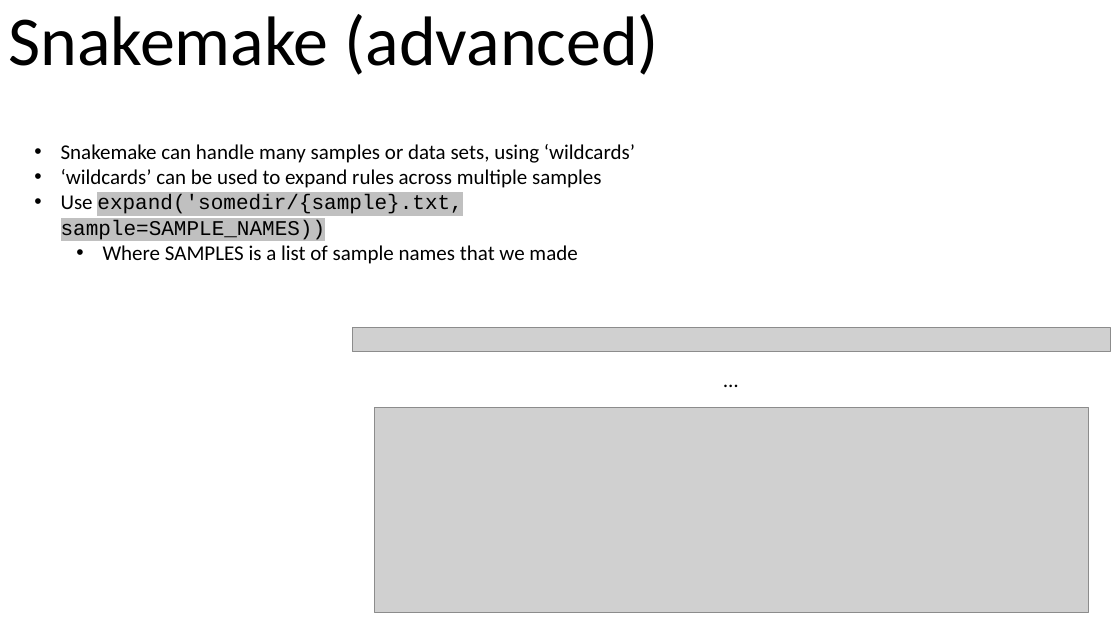
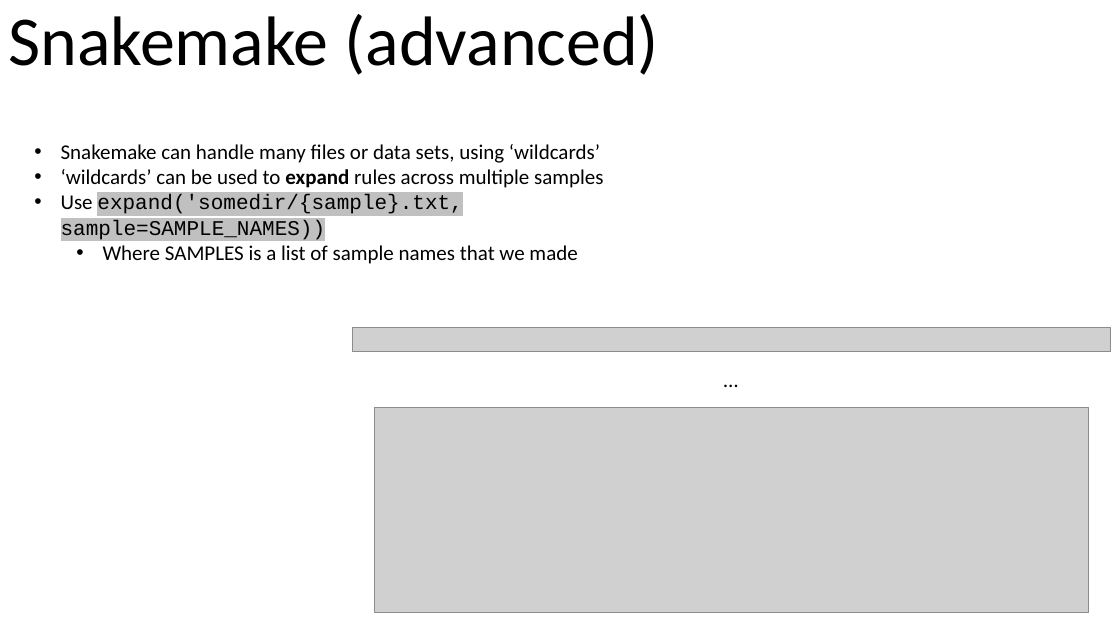
Before and after one commit to brian-arnold/intro_compbio_workflows_2024, a slide deck: slide 9 of slides/part2_snakemake.pptx (slide 8 before the commit). Drawn at 1120x630 pixels with LibreOffice and Linux fonts; fonts in the diff are those of the drawing; grey boxes stand for pictures. Boxes give left, top, right and bottom in pixels: in the first picture for what was removed or moved away, otherwise in the second. Text is boxed around its words. In the diff, an @@ line names an element or a change of style, - is before the commit and + after.

```diff
--- a/slides/part2_snakemake.pptx
+++ b/slides/part2_snakemake.pptx
@@ text at [61, 144, 600, 163]: text changed @@
-• Snakemake can handle many samples or data sets, using ‘wildcards’
+• Snakemake can handle many files or data sets, using ‘wildcards’
@@ text at [61, 169, 604, 188]: bold on in "expand" @@
```
Also in this commit, not shown: 4 other slides changed, 2 slides added, 1 slide removed.
